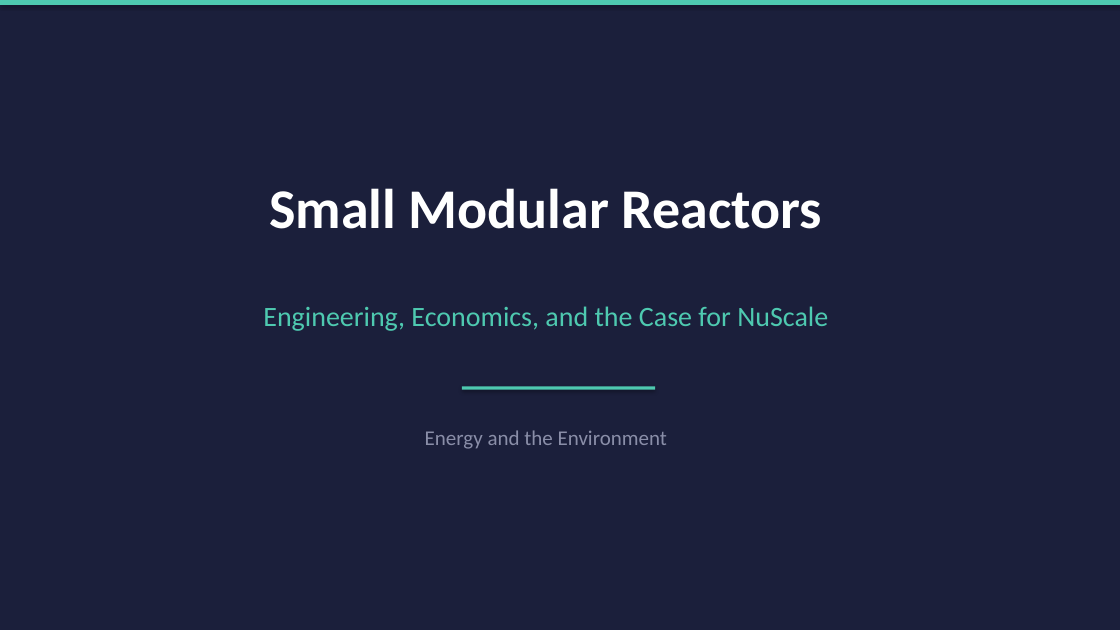
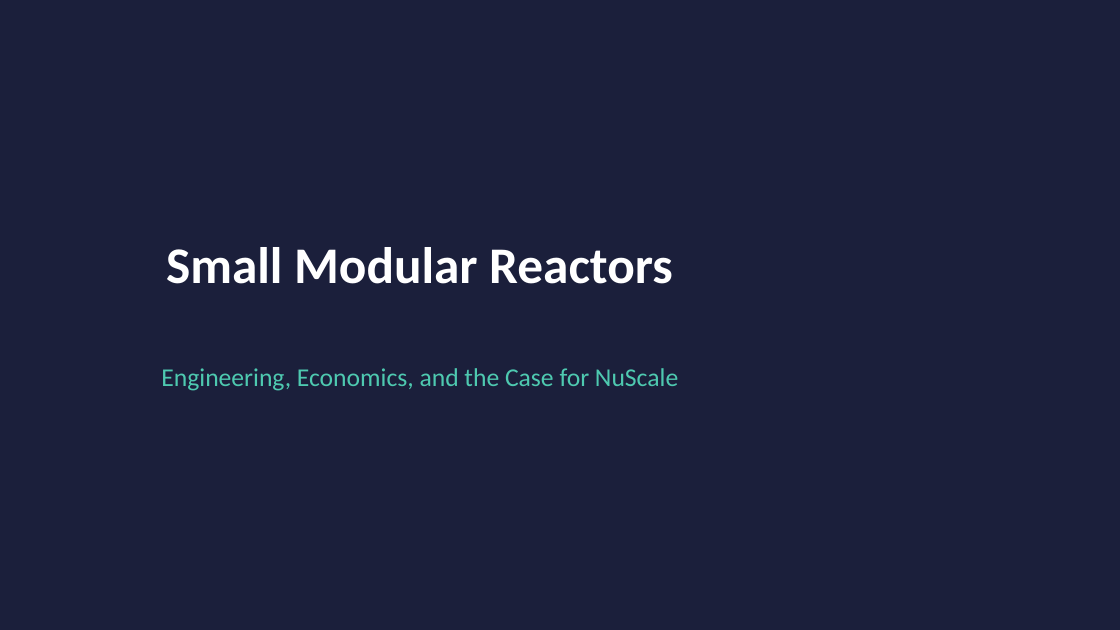
Before and after one commit to jjfixman6/energy-and-the-environment, a slide deck: slide 1 of SMR_NuScale_Presentation.pptx. Drawn at 1120x630 pixels with LibreOffice and Linux fonts; fonts in the diff are those of the drawing. Boxes give left, top, right and bottom in pixels: in the first picture for what was removed or moved away, otherwise in the second. Text is boxed around its words. In the diff, an @@ line names an element or a change of style, - is before the commit and + after.

```diff
--- a/SMR_NuScale_Presentation.pptx
+++ b/SMR_NuScale_Presentation.pptx
@@ rectangle removed at (x1=0, y1=0, x2=1120, y2=5) @@
@@ title "Small Modular Reactors" moved from (x1=269, y1=188, x2=822, y2=229) to (x1=166, y1=247, x2=673, y2=284) @@
@@ title "Small Modular Reactors" at (x1=166, y1=247, x2=673, y2=284): size 48 to 44 pt; vertical alignment top to middle @@
@@ subtitle "Engineering, Economics, and the Case ..." moved from (x1=263, y1=306, x2=828, y2=331) to (x1=161, y1=368, x2=678, y2=391) @@
@@ subtitle "Engineering, Economics, and the Case ..." at (x1=161, y1=368, x2=678, y2=391): size 24 to 22 pt; more space between paragraphs @@
@@ rectangle removed at (x1=462, y1=386, x2=655, y2=390) @@
@@ text removed at (x1=425, y1=430, x2=667, y2=449) @@
-Energy and the Environment
```
Also in this commit, not shown: 8 other slides changed, 1 other file.
